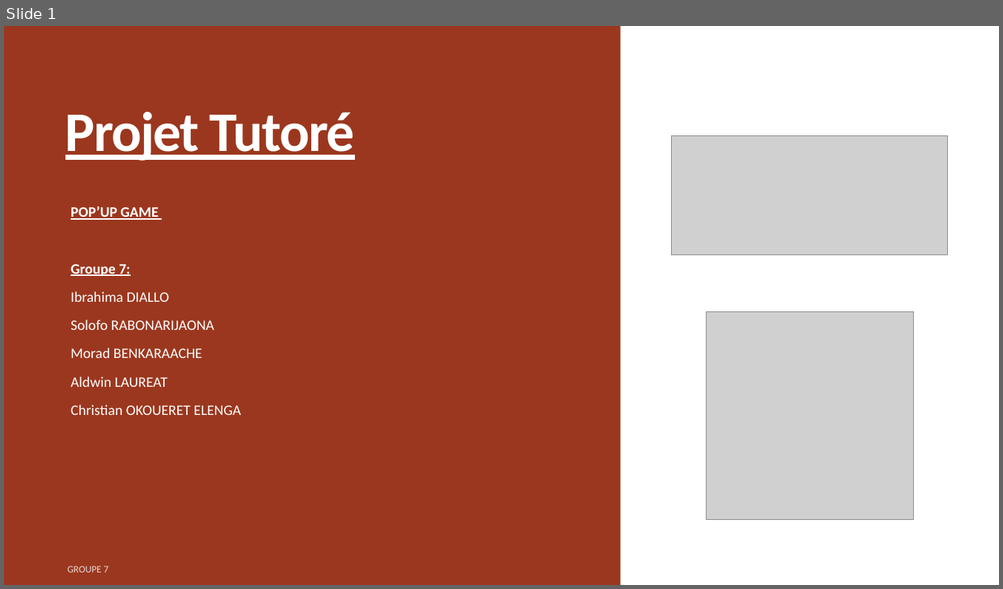
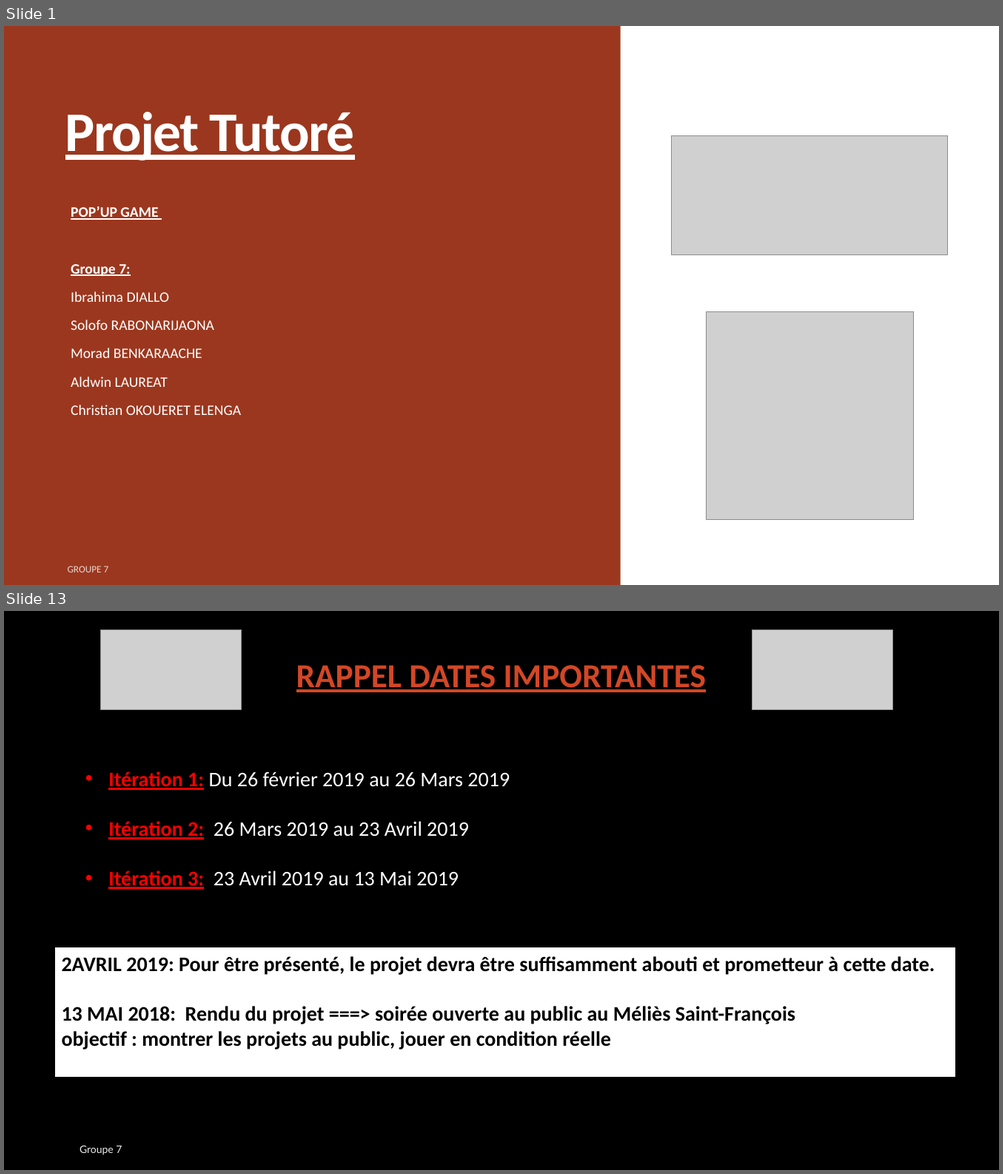
Before and after one commit to Enjana-mavitrika/projet-tutore2019, a slide deck: diapos.pptx. Shown one above the other, each under a label of ours: slide 1 before the commit, slides 1 and 13 after it; the slides between them are not shown. The pictures are 1003x589 and 1003x1174 pixels, drawn with LibreOffice and Linux fonts; fonts in the diff are those of the drawing; grey boxes stand for pictures; background and template pictures are left out. Boxes give left, top, right and bottom in pixels: in the first picture for what was removed or moved away, otherwise in the second. Text is boxed around its words. In the diff, an @@ line names an element or a change of style, - is before the commit and + after.

```diff
--- a/diapos.pptx
+++ b/diapos.pptx
@@ slide 13 added at <box>4,611,999,1170</box>, background picture (left out) @@
@@ picture added at <box>101,629,242,709</box> @@
@@ picture added at <box>751,629,893,709</box> @@
@@ title added at <box>296,665,706,692</box>, 32.4 pt, text #D24726, bold, underline @@
+RAPPEL DATES IMPORTANTES
@@ line added from (82, 715) to (928, 715), #000000 1 pt @@
@@ text added at <box>108,772,509,889</box>, 20 pt, text #FFFFFF @@
+• Itération 1: Du 26 février 2019 au 26 Mars 2019
+• Itération 2: 26 Mars 2019 au 23 Avril 2019
+• Itération 3: 23 Avril 2019 au 13 Mai 2019
@@ rectangle added at <box>54,948,956,1078</box>, fill #FFFFFF, outline #000000 1.5 pt, 20 pt, text #000000, bold @@
+2AVRIL 2019: Pour être présenté, le projet devra être suffisamment abouti et prometteur à cette date.
+13 MAI 2018: Rendu du projet ===> soirée ouverte au public au Méliès Saint-François
+objectif : montrer les projets au public, jouer en condition réelle
@@ text added at <box>79,1146,122,1156</box>, 10 pt, text #EBEBEB @@
+Groupe 7
```
Also in this commit, not shown: 13 slides changed, 2 other slides added.
